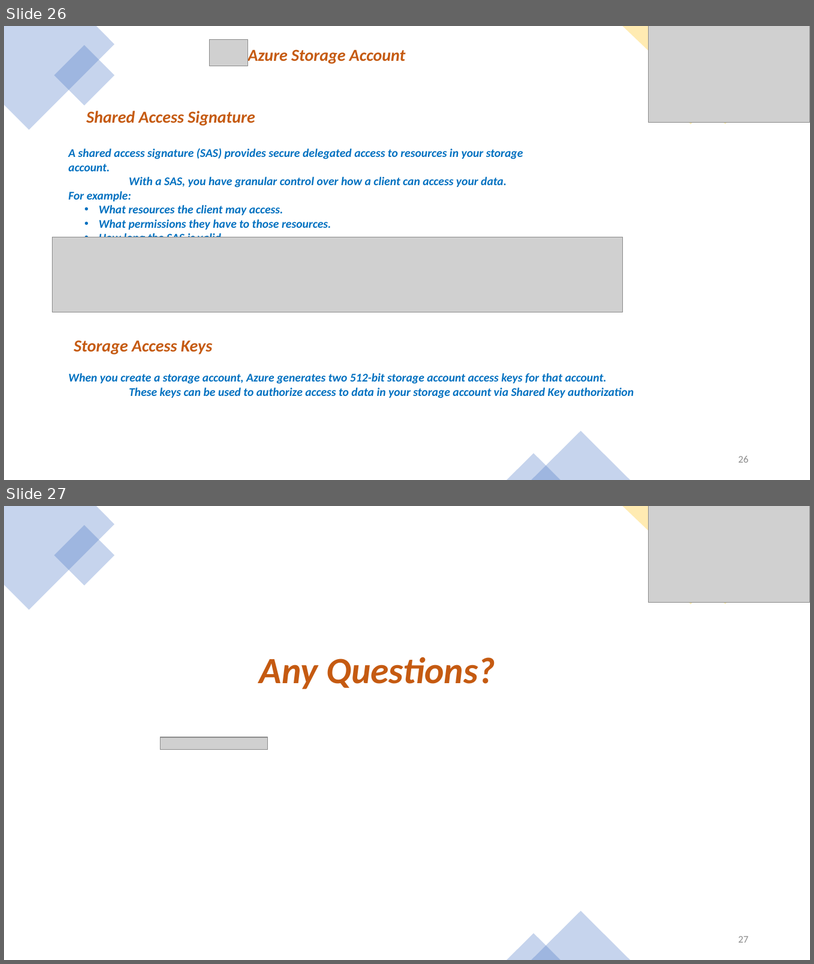
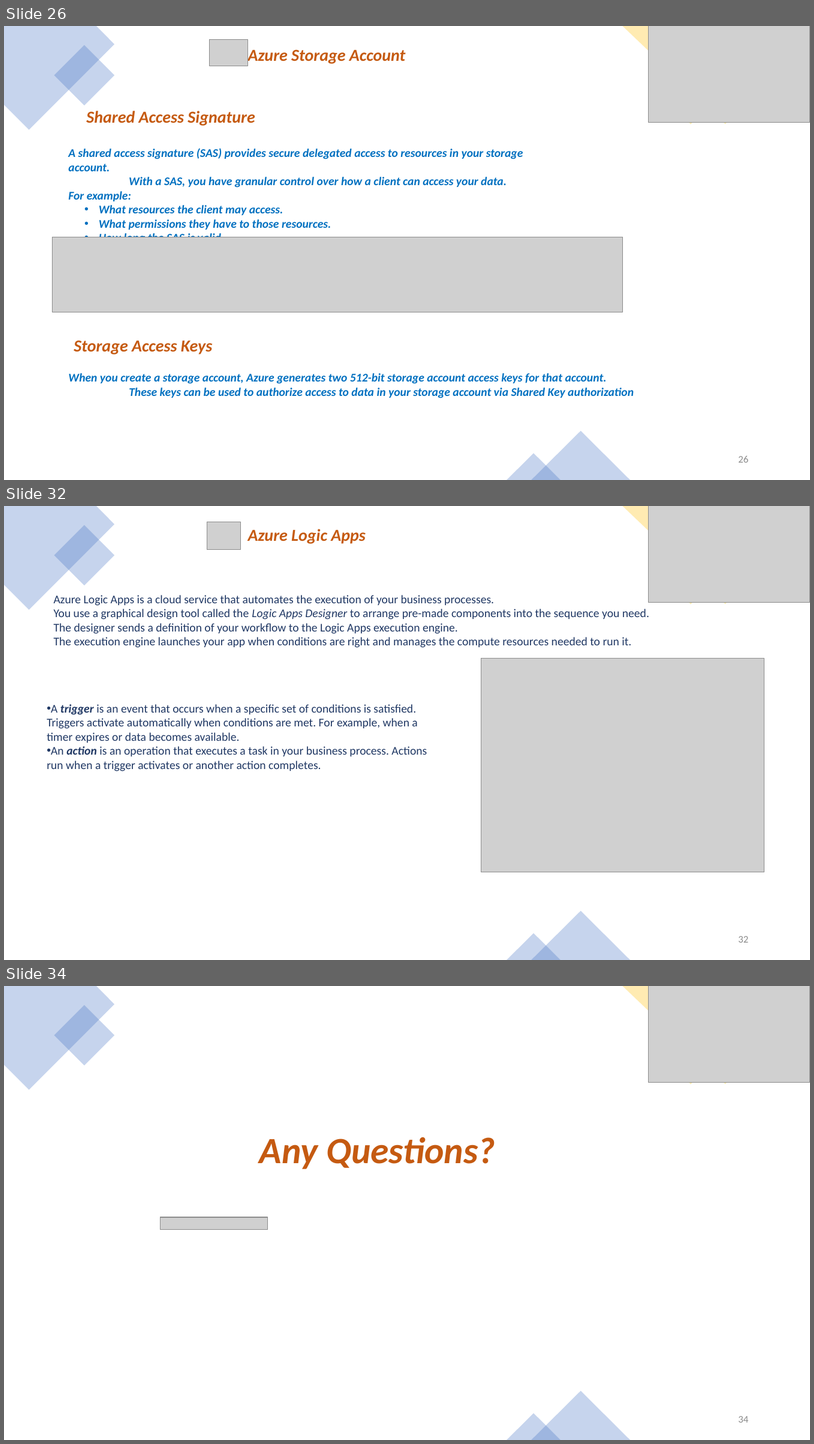
Before and after one commit to buchepalli-ramana-2/AzureDevOps, a slide deck: CoursePPT/Azure Compute.pptx. Shown one above the other, each under a label of ours: slides 26 and 27 before the commit, slides 26, 32 and 34 after it; the slides between them are not shown. The pictures are 814x964 and 814x1444 pixels, drawn with LibreOffice and Linux fonts; fonts in the diff are those of the drawing; grey boxes stand for pictures. Boxes give left, top, right and bottom in pixels: in the first picture for what was removed or moved away, otherwise in the second. Text is boxed around its words. In the diff, an @@ line names an element or a change of style, - is before the commit and + after.

```diff
--- a/CoursePPT/Azure Compute.pptx
+++ b/CoursePPT/Azure Compute.pptx
@@ slide 32 added at (x1=4, y1=506, x2=810, y2=960), background #4472C4 at 92% opacity @@
@@ rectangle added at (x1=4, y1=506, x2=810, y2=960), fill #FFFFFF @@
@@ freeform shape added at (x1=4, y1=506, x2=115, y2=610), fill #4472C4 at 30% opacity @@
@@ picture added at (x1=207, y1=522, x2=241, y2=550) @@
@@ freeform shape added at (x1=623, y1=506, x2=810, y2=604), fill #FFC000 at 30% opacity @@
@@ picture added at (x1=649, y1=506, x2=810, y2=602) @@
@@ rectangle added at (x1=54, y1=525, x2=115, y2=586), fill #4472C4 at 30% opacity @@
@@ text added at (x1=248, y1=529, x2=365, y2=544), 20 pt, text #C55A11, bold, italic @@
+Azure Logic Apps
@@ rectangle added at (x1=659, y1=540, x2=723, y2=604), fill #FFC000 at 30% opacity @@
@@ text added at (x1=54, y1=595, x2=650, y2=648), 14 pt, text #203864 @@
+Azure Logic Apps is a cloud service that automates the execution of your business processes.
+You use a graphical design tool called the Logic Apps Designer to arrange pre-made components into the sequence you need.
+The designer sends a definition of your workflow to the Logic Apps execution engine.
+The execution engine launches your app when conditions are right and manages the compute resources needed to run it.
@@ picture added at (x1=482, y1=658, x2=765, y2=872) @@
@@ text added at (x1=47, y1=704, x2=427, y2=771), 14 pt, text #203864 @@
+• A trigger is an event that occurs when a specific set of conditions is satisfied. Triggers activate automatically when conditions are met. For example, when a timer expires or data becomes available.
+• An action is an operation that executes a task in your business process. Actions run when a trigger activates or another action completes.
@@ triangle added at (x1=531, y1=911, x2=630, y2=960), fill #4472C4 at 30% opacity @@
@@ triangle added at (x1=507, y1=933, x2=561, y2=960), fill #4472C4 at 30% opacity @@
@@ page number added at (x1=738, y1=936, x2=749, y2=942), 12 pt, text #8C8C8C @@
+32
@@ what was slide 27 is now slide 34 @@
@@ page number at (x1=738, y1=1416, x2=749, y2=1422): text changed @@
-27
+34
```
Also in this commit, not shown: 6 other slides added, 2 other files.
